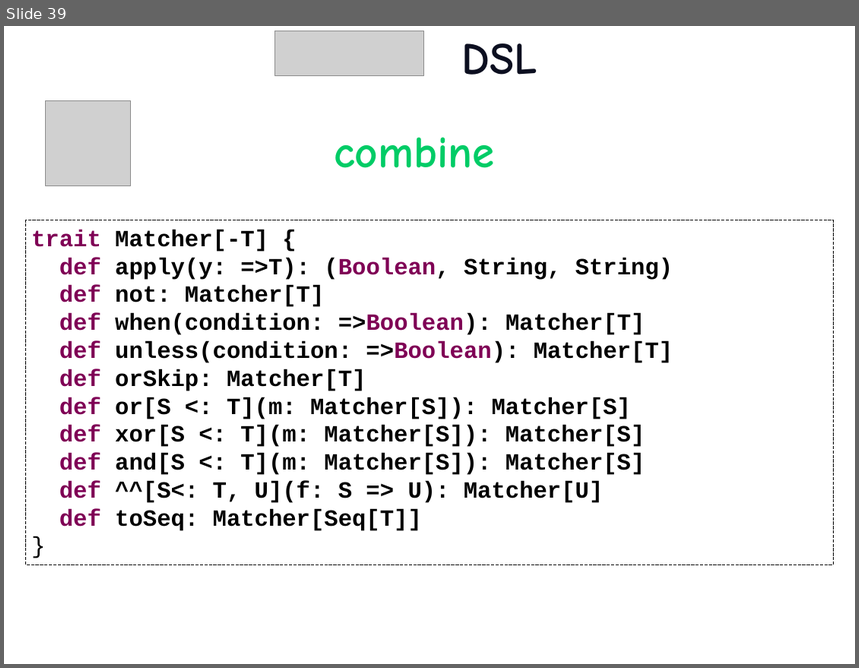
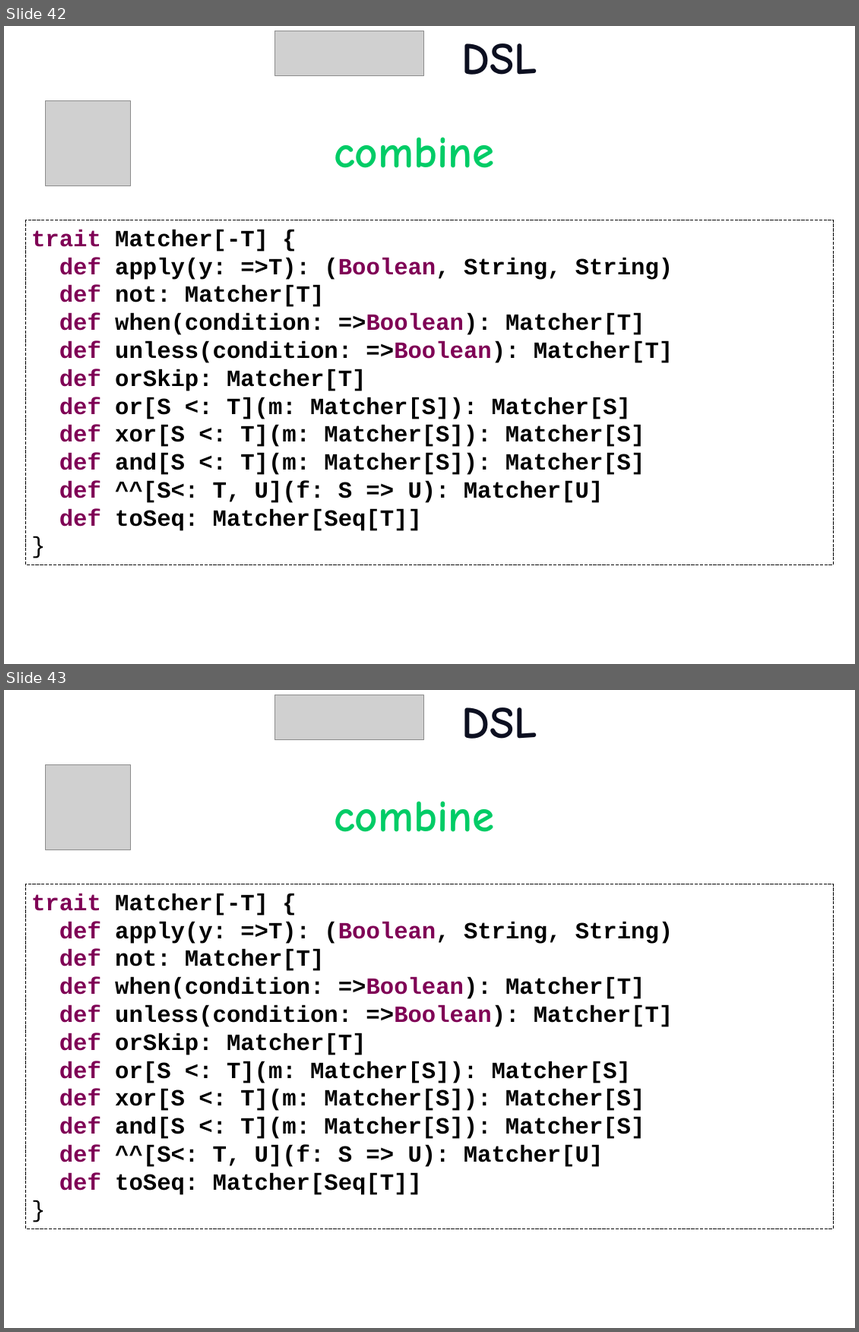
Before and after one commit to etorreborre/oscon-2010, a slide deck: src/main/resources/oscon_2010_specs.pptx. Shown one above the other, each under a label of ours: slide 39 before the commit, slides 42 and 43 after it. The pictures are 859x668 and 859x1332 pixels, drawn with LibreOffice and Linux fonts; fonts in the diff are those of the drawing; grey boxes stand for pictures; background and template pictures are left out. Boxes give left, top, right and bottom in pixels: in the first picture for what was removed or moved away, otherwise in the second. Text is boxed around its words. In the diff, an @@ line names an element or a change of style, - is before the commit and + after.

```diff
--- a/src/main/resources/oscon_2010_specs.pptx
+++ b/src/main/resources/oscon_2010_specs.pptx
@@ slide 43 added at (x1=4, y1=690, x2=855, y2=1328), background picture (left out) @@
@@ picture added at (x1=275, y1=695, x2=424, y2=739) @@
@@ title added at (x1=462, y1=707, x2=538, y2=739), 54 pt, text #0C0F20, bold @@
+DSL
@@ picture added at (x1=45, y1=764, x2=130, y2=850) @@
@@ text added at (x1=334, y1=801, x2=495, y2=832), 54 pt, text #00CC66, bold @@
+combine
@@ rectangle added at (x1=25, y1=885, x2=834, y2=1230), outline #000000 0.75 pt dashed, 28 pt, text #000000, bold @@
+trait Matcher[-T] {
+def apply(y: =>T): (Boolean, String, String)
+def not: Matcher[T]
+def when(condition: =>Boolean): Matcher[T]
+def unless(condition: =>Boolean): Matcher[T]
+def orSkip: Matcher[T]
+def or[S <: T](m: Matcher[S]): Matcher[S]
+def xor[S <: T](m: Matcher[S]): Matcher[S]
+def and[S <: T](m: Matcher[S]): Matcher[S]
+def ^^[S<: T, U](f: S => U): Matcher[U]
+def toSeq: Matcher[Seq[T]]
+}
@@ what was slide 39 is now slide 42 @@
```
Also in this commit, not shown: 1 slide changed, 4 other slides added, 2 other files.
